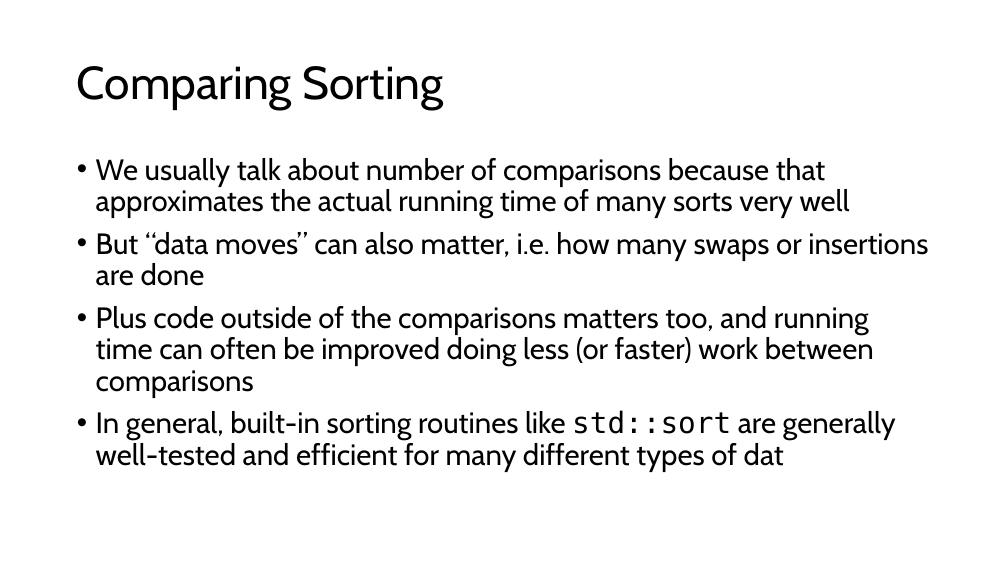
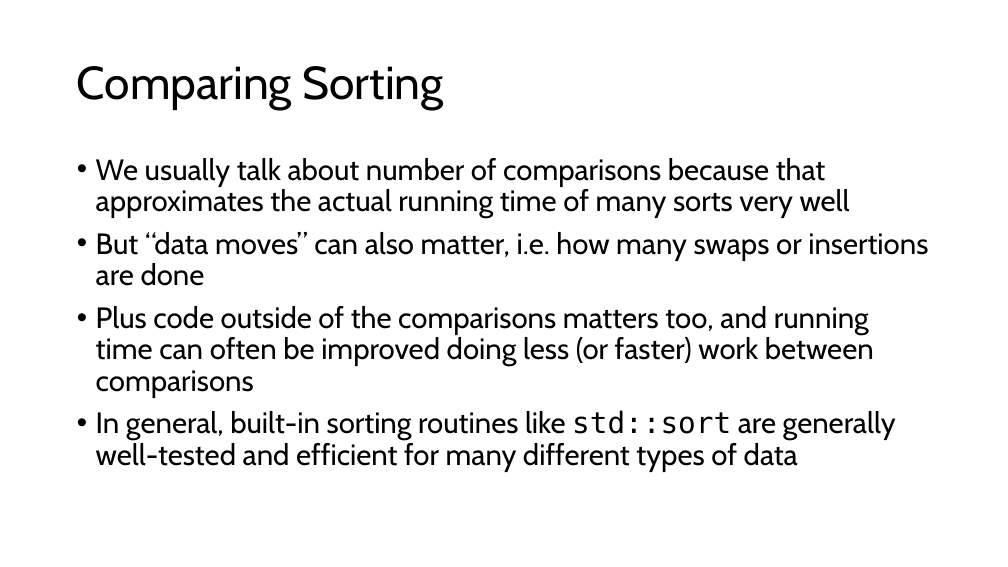
Before and after one commit to sotasota-sfu/cmpt225Summer2026, a slide deck: slide 20 of lectures/lecture20_21/sorting.pptx. Drawn at 1008x567 pixels with LibreOffice and Linux fonts; fonts in the diff are those of the drawing. Boxes give left, top, right and bottom in pixels: in the first picture for what was removed or moved away, otherwise in the second. Text is boxed around its words. In the diff, an @@ line names an element or a change of style, - is before the commit and + after.

```diff
--- a/lectures/lecture20_21/sorting.pptx
+++ b/lectures/lecture20_21/sorting.pptx
@@ text at [96,410,896,472]: text changed @@
-• In general, built-in sorting routines like std::sort are generally well-tested and efficient for many different types of dat
+• In general, built-in sorting routines like std::sort are generally well-tested and efficient for many different types of data
```
Also in this commit, not shown: 5 other slides changed.
